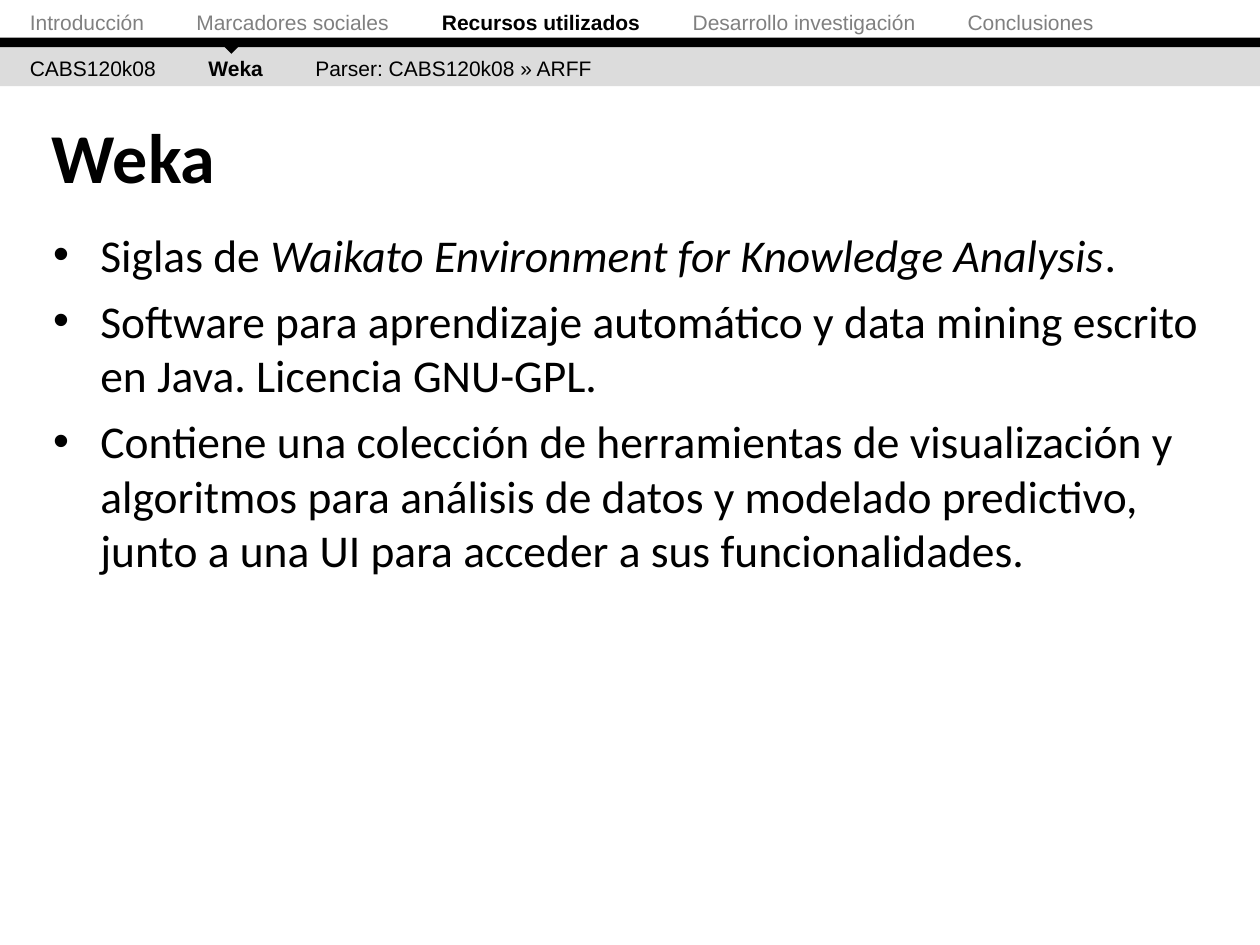
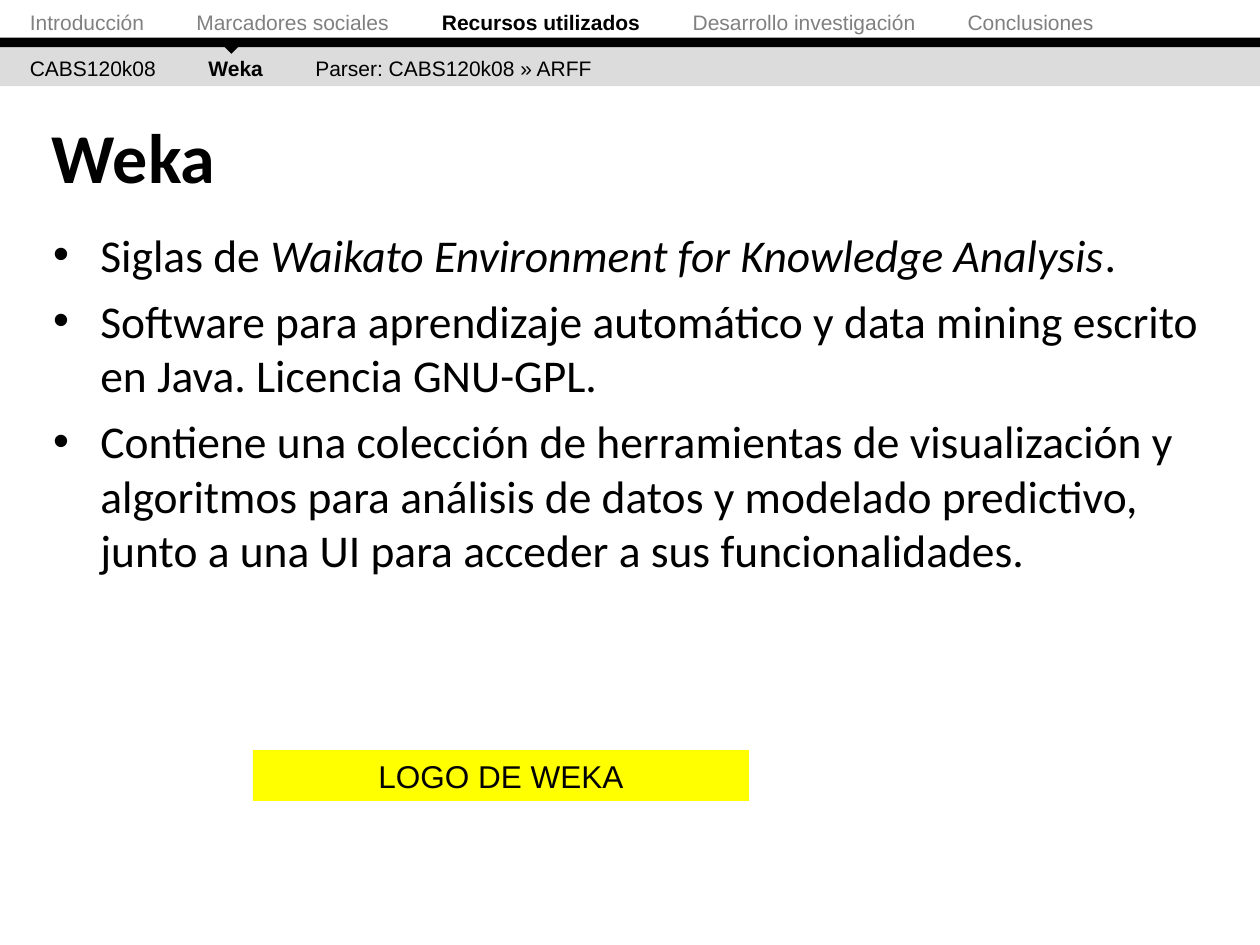
Before and after one commit to ak907kenai/nicotournetesis, a slide deck: slide 23 of docs_trunk/Nicolás Tourné - Presentación Tesis (v2).ppt (slide 26 before the commit). Drawn at 1260x945 pixels with LibreOffice and Linux fonts; fonts in the diff are those of the drawing. Boxes give left, top, right and bottom in pixels: in the first picture for what was removed or moved away, otherwise in the second. Text is boxed around its words. In the diff, an @@ line names an element or a change of style, - is before the commit and + after.

```diff
--- a/docs_trunk/Nicolás Tourné - Presentación Tesis (v2).ppt
+++ b/docs_trunk/Nicolás Tourné - Presentación Tesis (v2).ppt
@@ rectangle added at (x1=253, y1=750, x2=750, y2=800), fill #FFFF00, 18 pt, text #000000 @@
+LOGO DE WEKA
```
Also in this commit, not shown: 19 other slides changed, 3 slides removed.
